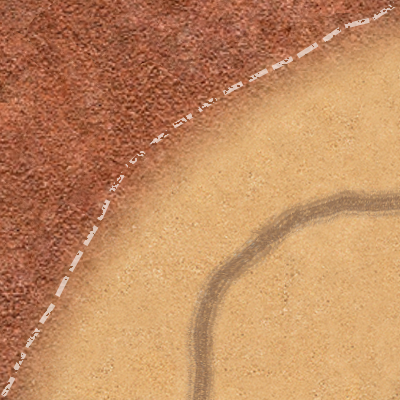
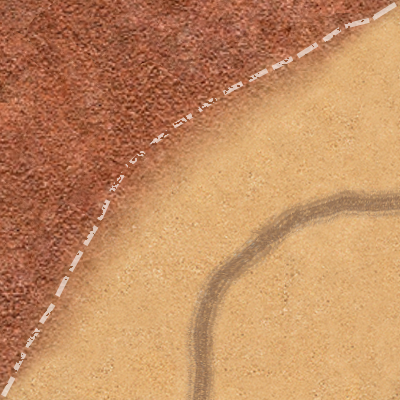
Layer changes from the first 400×400 image to the second:
painted on "Слой 2" over [0, 0, 400, 400]
